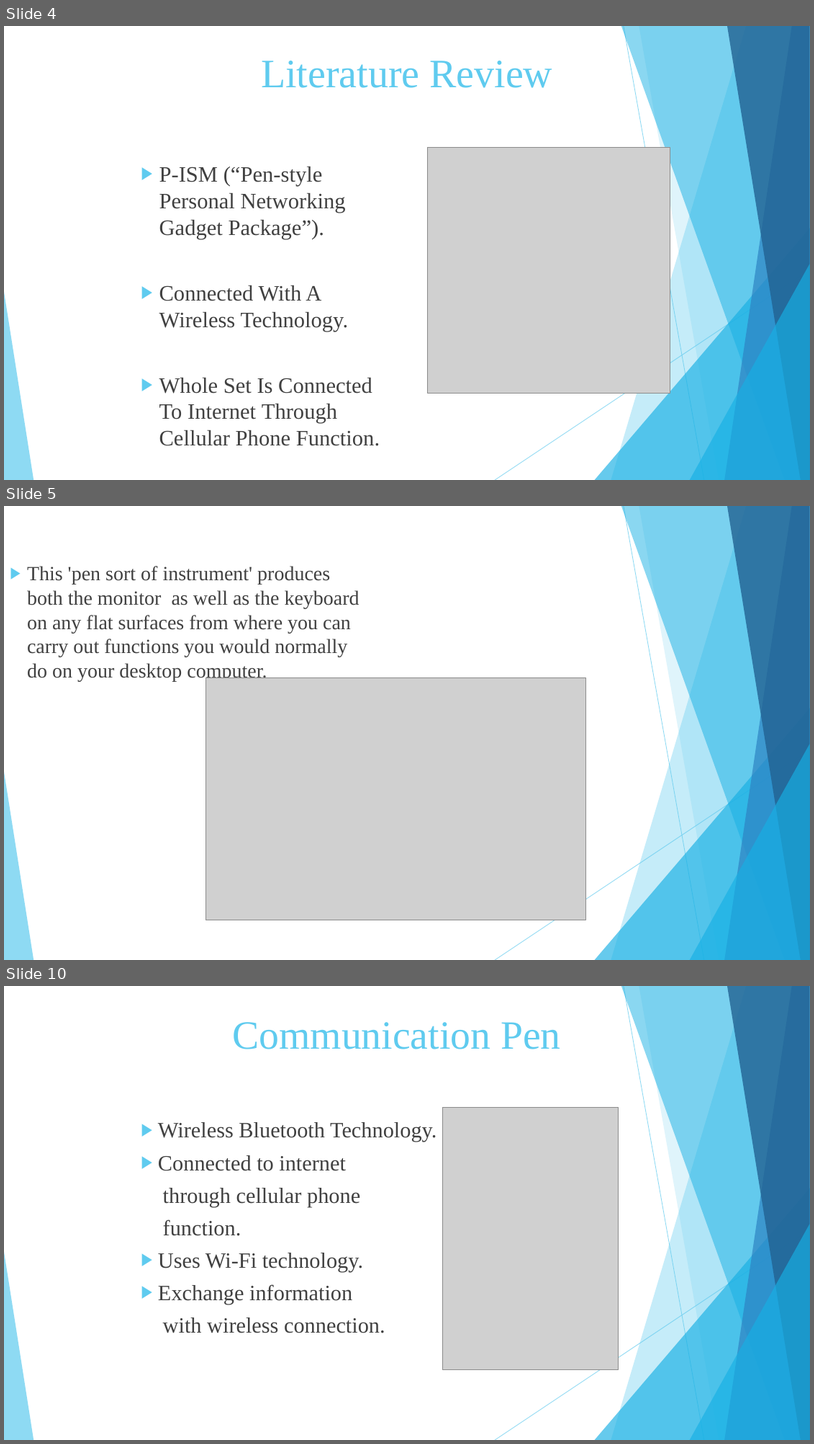
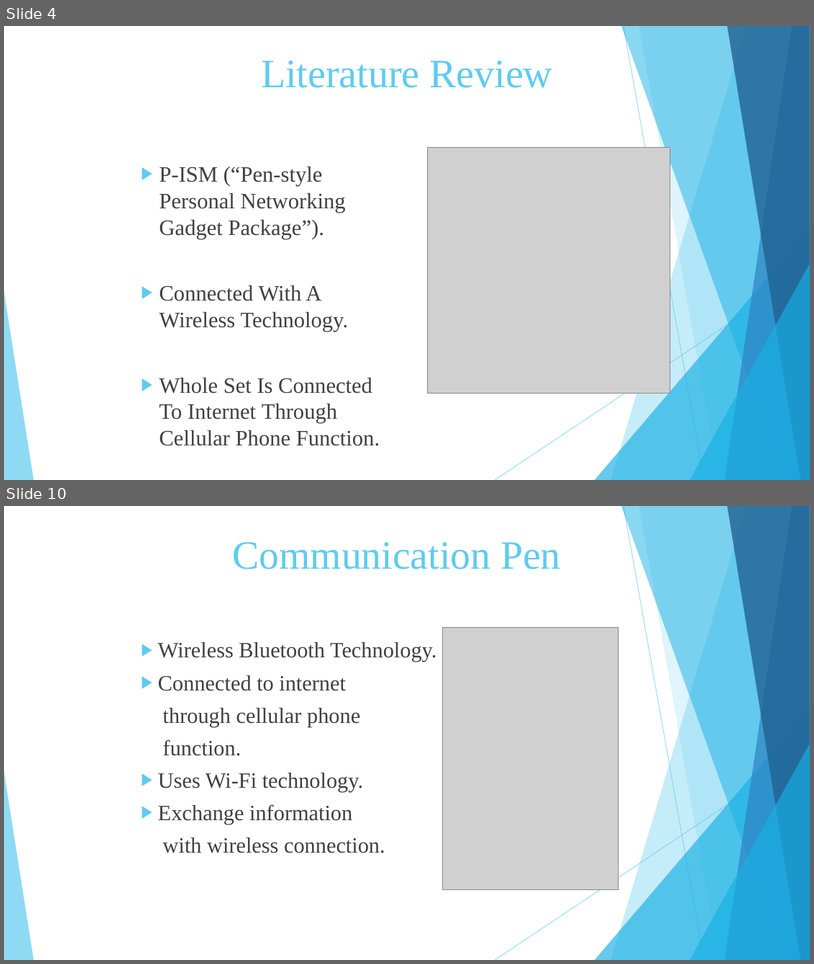
Before and after one commit to Vaibhav-Dharmik/project_reports_final_yr, a slide deck: final_submission_ppt.pptx. Shown one above the other, each under a label of ours: slides 4, 5 and 10 before the commit, slides 4 and 10 after it; the slides between them are not shown. The pictures are 814x1444 and 814x964 pixels, drawn with LibreOffice and Linux fonts; fonts in the diff are those of the drawing; grey boxes stand for pictures. Boxes give left, top, right and bottom in pixels: in the first picture for what was removed or moved away, otherwise in the second. Text is boxed around its words. In the diff, an @@ line names an element or a change of style, - is before the commit and + after.

```diff
--- a/final_submission_ppt.pptx
+++ b/final_submission_ppt.pptx
@@ slide 5 removed at <box>4,506,810,960</box>, background #FFFFFF; not listed: 10 template elements that a slide beside it also shows @@
@@ text removed at <box>27,566,360,681</box> @@
-▶ This 'pen sort of instrument' produces both the monitor as well as the keyboard on any flat surfaces from where you can carry out functions you would normally do on your desktop computer.
@@ picture removed at <box>206,677,586,919</box> @@
```
Also in this commit, not shown: 5 slides added, 4 other slides removed, 1 other file.
